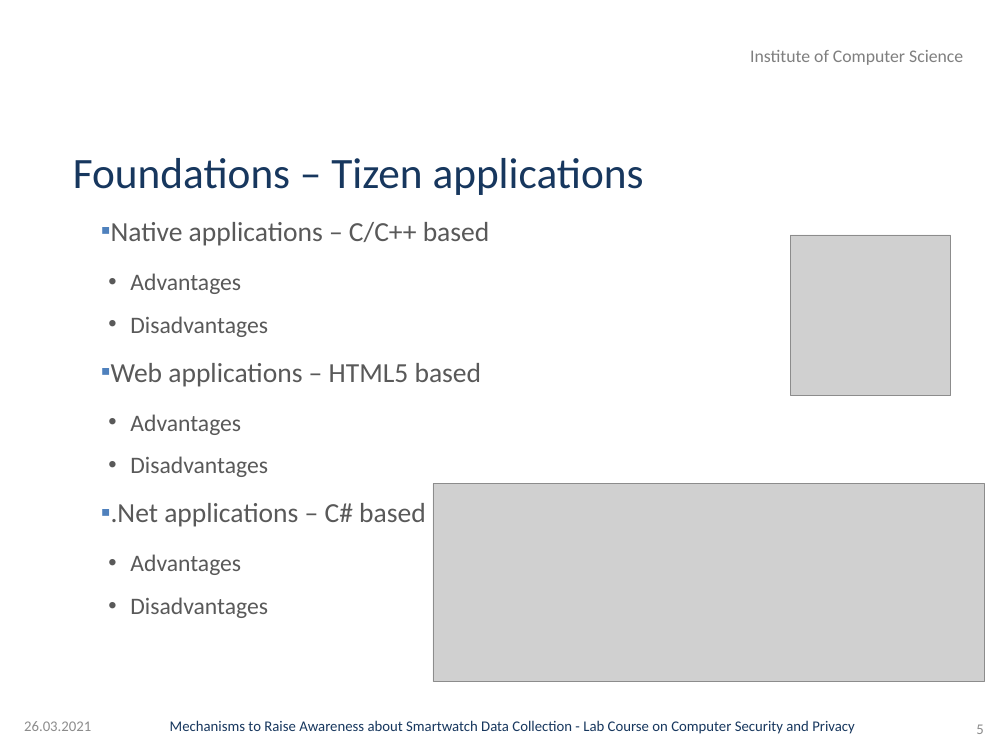
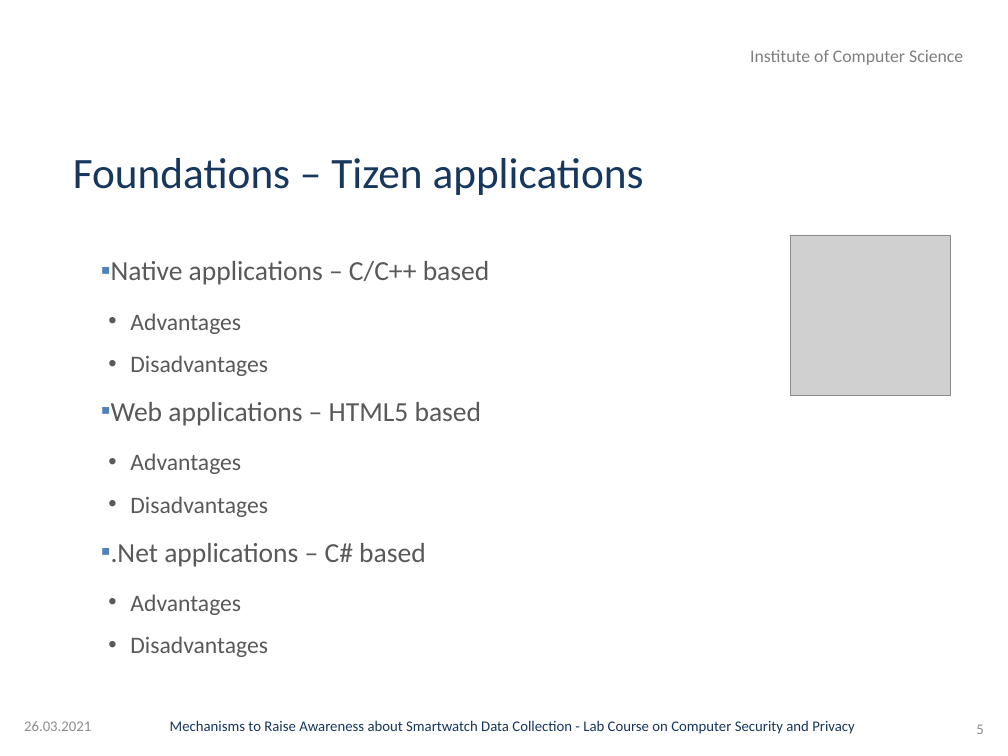
Before and after one commit to GAUG-Contributions/Practical_Course_Computer_Security_and_Privacy, a slide deck: slide 5 of Presentation/Presentation.pptx. Drawn at 1008x756 pixels with LibreOffice and Linux fonts; fonts in the diff are those of the drawing; grey boxes stand for pictures; background and template pictures are left out. Boxes give left, top, right and bottom in pixels: in the first picture for what was removed or moved away, otherwise in the second. Text is boxed around its words. In the diff, an @@ line names an element or a change of style, - is before the commit and + after.

```diff
--- a/Presentation/Presentation.pptx
+++ b/Presentation/Presentation.pptx
@@ text "Native applications – C/C++ based": place and size @@
-text "Native applications – C/C++ based" at (111,222,490,618)
+text "Native applications – C/C++ based" at (111,261,490,657)
@@ picture removed at (433,483,984,681) @@
```
Also in this commit, not shown: 7 other slides changed.
